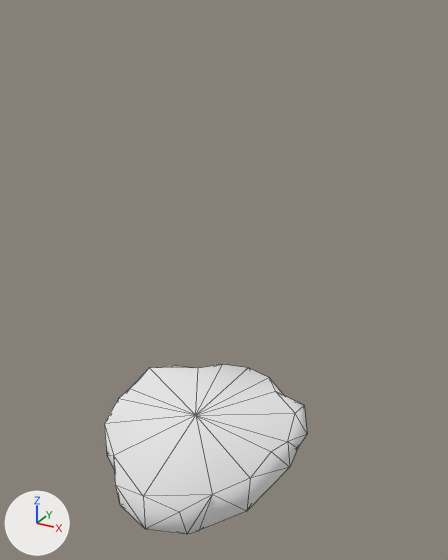
Renders of the Blender file Assets/Models/Cloud Models/cloud_acessories.blend from each side of a commit.
Rendered twice from a 50 mm lens placed at (6.56, -10.71, 20.32), pointed at (-0.1, 1.41, 14.26). Every picture has the same lights, and +X, +Y and +Z are marked at lower left. The older version comes first. Mesh edges are drawn as thin lines.

Objects in the first picture: 'cloud_scarf'.
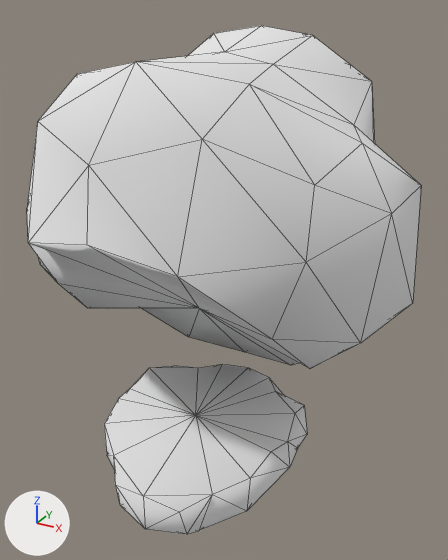
Pixel boxes [x1, y1, x2, y2] of what changed, in the pictures (448 x 560 px):
'cloud_head', shown
    after: [27, 26, 421, 369]

Edits to the bpy script that builds the scene:
```text
Change ob_cloud_head:
    remove ob_cloud_head.hide_set(True)
```
